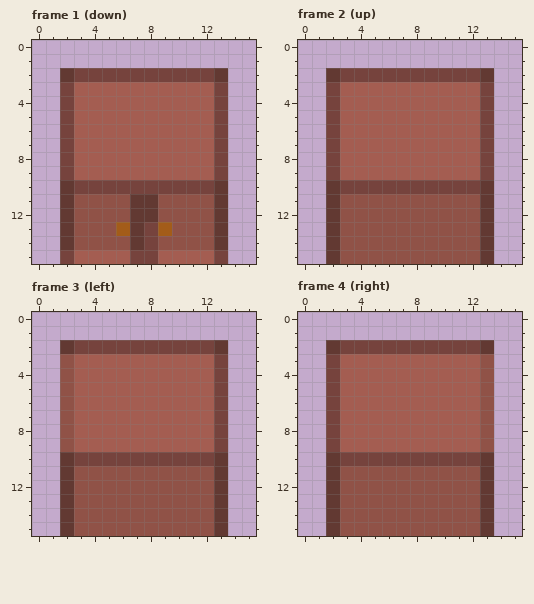
Pixel-art file: assets/sprites/cabinet_1.aseprite. The picture above was drawn from the file before the commit.
16x16 pixels, 4 frames. Shown: frame 1 (down), frame 2 (up), frame 3 (left), frame 4 (right).
After the commit:
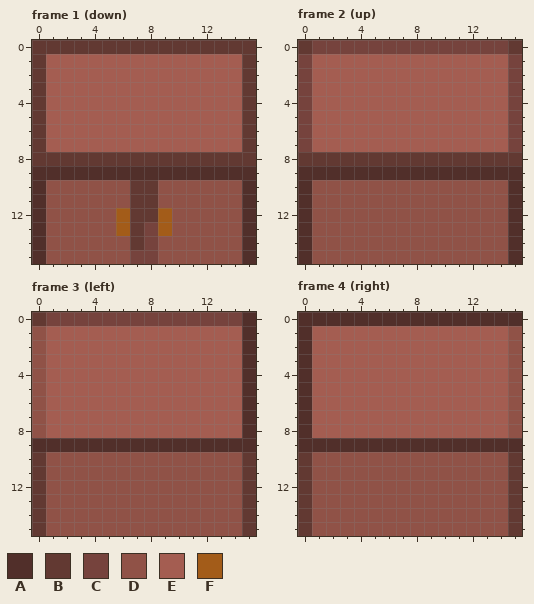
Palette (. is transparent): A #512f2a  B #623932  C #76433d  D #905247  E #a45d51  F #a35c19
Diff:
Changed rows in their new state; - is an unchanged pixel.
Frame 1 (down):
first column x 0:
 0 BBBBBBBBBBBBBBBB
 1 BEEEEEEEEEEEEEEB
 2 BEEEEEEEEEEEEEEB
 3 BEE----------EEB
 4 BEE----------EEB
 5 BEE----------EEB
 6 BEE----------EEB
 7 BEE----------EEB
 8 BBBBBBBBBBBBBBBB
 9 AAAAAAAAAAAAAAAA
10 ADDDDDDBBDDDDDDA
11 ADD----------DDA
12 ADD---F--F---DDA
13 ADD----------DDA
14 ADD----------DDA
15 ADDDDDD--DDDDDDA
Frame 2 (up):
first column x 0:
 0 BCCCCCCCCCCCCCCB
 1 CEEEEEEEEEEEEEEC
 2 CEEEEEEEEEEEEEEC
 3 CEE----------EEC
 4 CEE----------EEC
 5 CEE----------EEC
 6 CEE----------EEC
 7 CEE----------EEC
 8 BBBBBBBBBBBBBBBB
 9 AAAAAAAAAAAAAAAA
10 ADDDDDDDDDDDDDDA
11 ADD----------DDA
12 ADD----------DDA
13 ADD----------DDA
14 ADD----------DDA
15 ADD----------DDA
Frame 3 (left):
first column x 0:
 0 BCCCCCCCCCCCCCCA
 1 DEEEEEEEEEEEEEEA
 2 DEEEEEEEEEEEEEEA
 3 DEE----------EEA
 4 DEE----------EEA
 5 DEE----------EEA
 6 DEE----------EEA
 7 DEE----------EEA
 8 DEE----------EEA
 9 AAAAAAAAAAAAAAAA
10 BDDDDDDDDDDDDDDB
11 BDD----------DDB
12 BDD----------DDB
13 BDD----------DDB
14 BDD----------DDB
15 BDD----------DDB
Frame 4 (right):
first column x 0:
 0 AAAAAAAAAAAAAAAA
 1 AEEEEEEEEEEEEEED
 2 AEEEEEEEEEEEEEED
 3 AEE----------EED
 4 AEE----------EED
 5 AEE----------EED
 6 AEE----------EED
 7 AEE----------EED
 8 AEE----------EED
 9 AAAAAAAAAAAAAAAA
10 BDDDDDDDDDDDDDDB
11 BDD----------DDB
12 BDD----------DDB
13 BDD----------DDB
14 BDD----------DDB
15 BDD----------DDB
